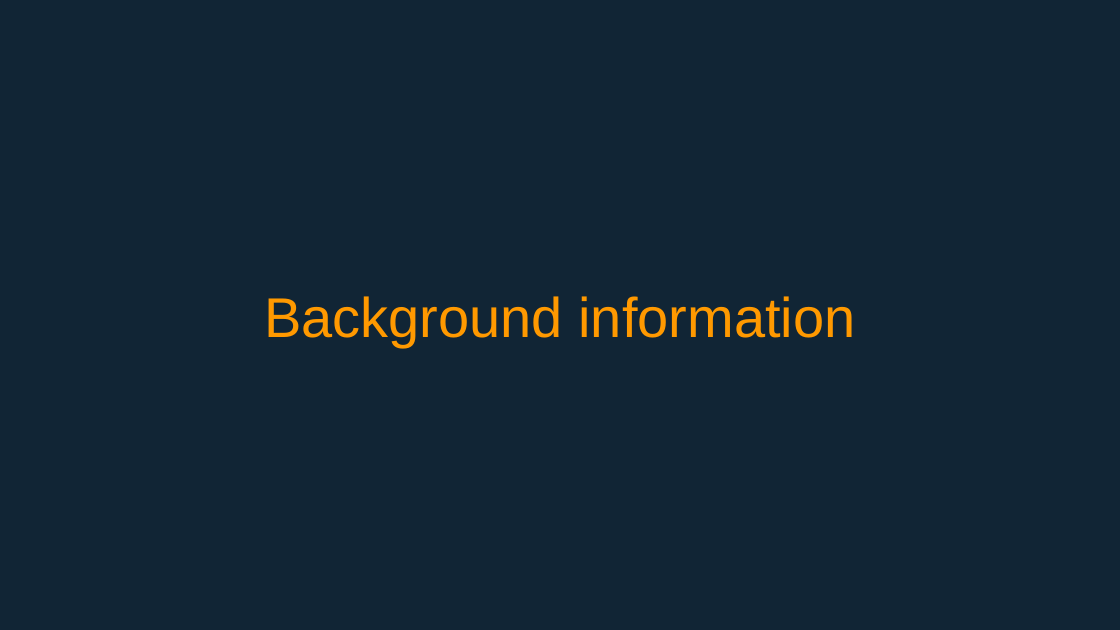
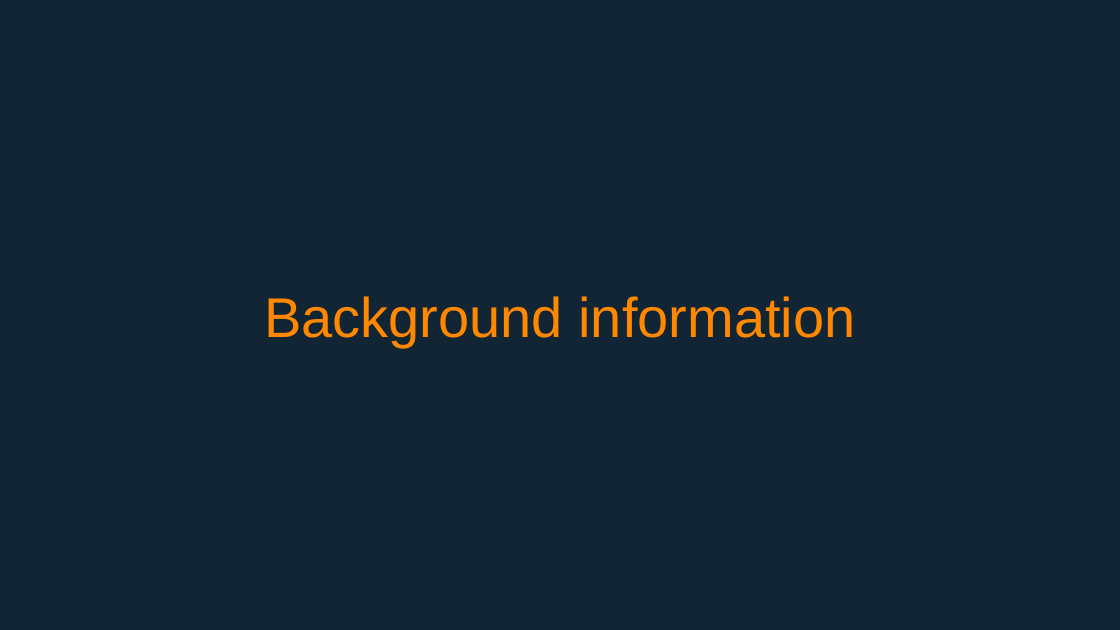
Before and after one commit to elixir-europe/BioHackathon, a slide deck: slide 2 of templates/Biohackathon-presentation_template.odp. Drawn at 1120x630 pixels with LibreOffice and Linux fonts; fonts in the diff are those of the drawing. Boxes give left, top, right and bottom in pixels: in the first picture for what was removed or moved away, otherwise in the second. Text is boxed around its words. In the diff, an @@ line names an element or a change of style, - is before the commit and + after.

```diff
--- a/templates/Biohackathon-presentation_template.odp
+++ b/templates/Biohackathon-presentation_template.odp
@@ title "Background information" at (264,296,856,347): text colour #FF9900 to #FF8800 @@
```
Also in this commit, not shown: 10 other slides changed, 1 other file.
